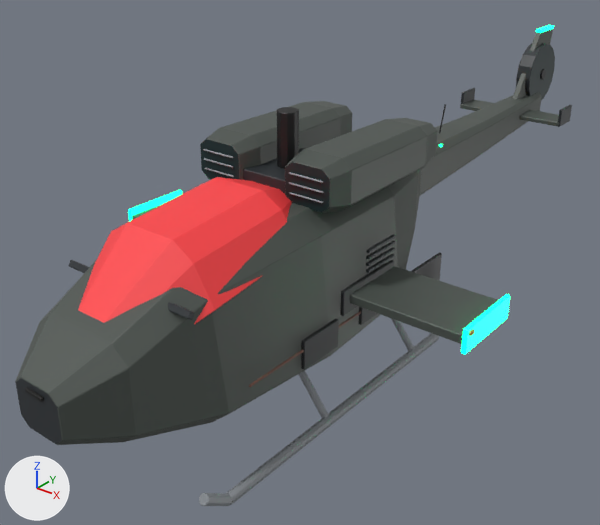
The FBX model Assets/Chopper/Art/Kits/Kit01/Models/Chassis_Assault.fbx as it was, and as the next commit left it.
One viewpoint serves both versions: a 50 mm lens placed at (6.25, -7.57, 4.66), pointed at (-0.59, 0.97, -0.64). Arrows for +X, +Y and +Z are at lower left; the lights stay in place. The picture after the commit comes second. Vertices at exactly the same position are counted once.

Objects in the first picture: 'Chassis_Assault'.
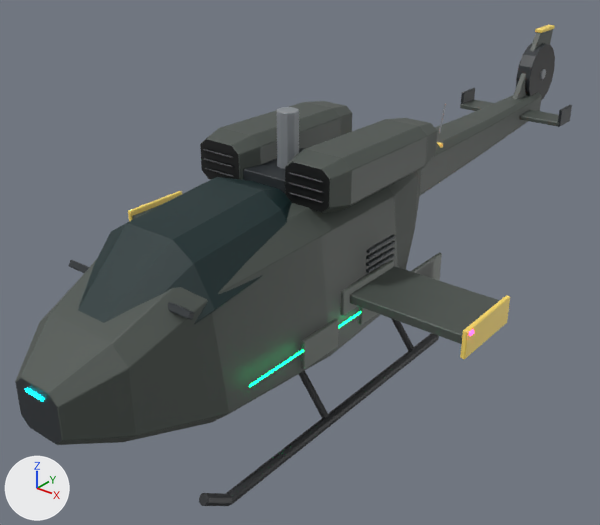
What differs and where, as boxes (x1, y1, x2, y2) in the pictures (600 x 525 px; the box of a moved part takes in the faces that stretch with it):
'Chassis_Assault', reshaped, surface changed
    both: (15, 25, 572, 506)
part 1 of me_chassis_assault, moved or reshaped
    before: (128, 190, 182, 221)
    after: (128, 191, 182, 221)
part 2 of me_chassis_assault, moved or reshaped
    before: (461, 294, 510, 355)
    after: (460, 295, 510, 359)
part 3 of me_chassis_assault, surface changed
    both: (21, 25, 554, 506)

The change, as a list of edits to the scene's bpy script:
```text
Change me_chassis_assault:
    where me_chassis_assault.from_pydata(...)  # 2128 vertices, 2228 faces; spans x -2.81..2.81, y -1.64..1.95, z -7.8..3.93
    used by ob_chassis_assault; location = (0.0, 0.0, 0.0); rotation_euler = (1.571, 0.0, 0.0), in degrees (90, 0, 0)
    me_chassis_assault part 1: the loose piece of 24 vertices spanning x -2.78..-2.72, y -0.26..0.06, z -0.73..0.32 is scaled about its middle by (1, 1.13, 1), then moved by (0.0, -0.04, 0.0)
    me_chassis_assault part 2: the loose piece of 24 vertices spanning x 2.72..2.78, y -0.26..0.06, z -0.73..0.32 is scaled about its middle by (1, 1.13, 1), then moved by (0.0, -0.04, 0.0)
    me_chassis_assault part 3: texture (UV) coordinates of 2228 of 2228 faces, centred in x -2.81..2.81, y -1.64..1.95, z -7.78..3.93, changed; they spanned u 0.12..0.88, v 0.12..0.88 and now span u 0.1..0.9, v 0.5..0.9
```
